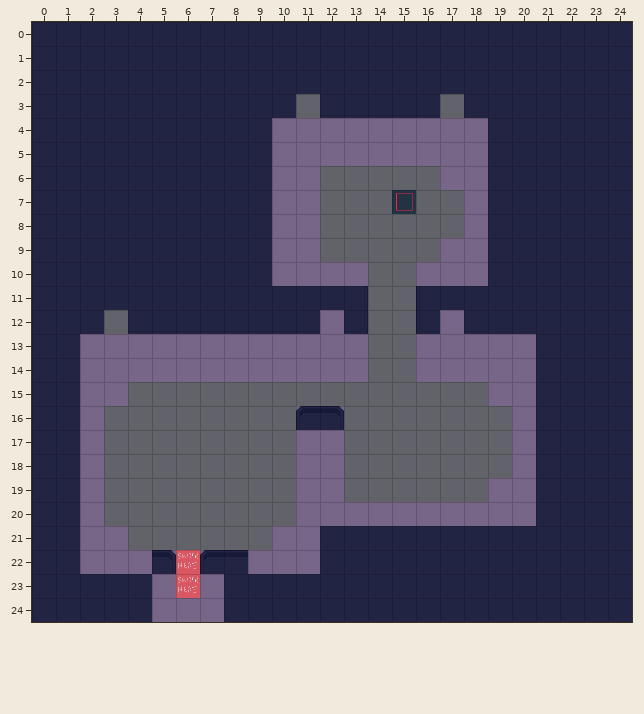
A Tiled map gets an edit: tiledMaps/JohnsRoom.tmx. This is how it looked before the edit.
Cells are 40x40 px. Shown: x 0..24, y 0..24.
Now the later version:
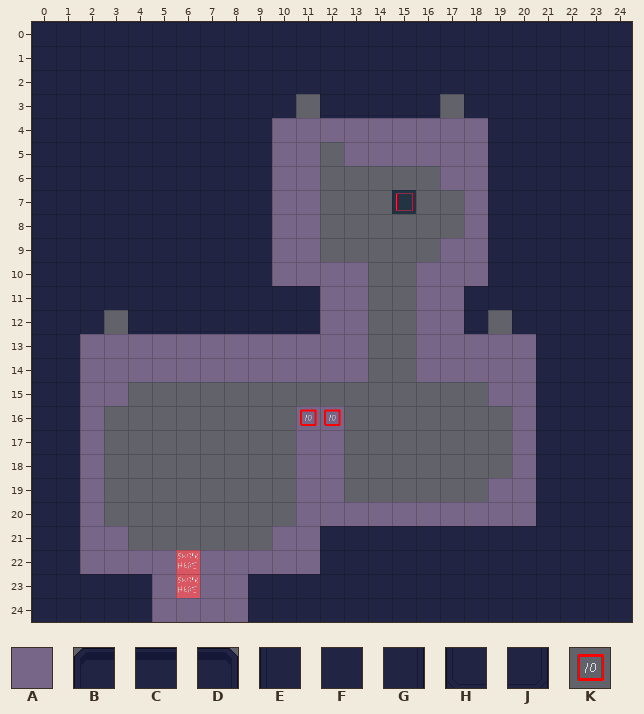
Key: from "AllTiles": A 1, B 25, C 26, D 27, E 28, F 29, G 30, H 31, J 33; from "height": K 9.
_ is an empty cell, . an unchanged one.
Tiles of an added or newly shown layer are drawn over the layers below it.
The edit:
--- layer "Interactable"
@@ x 12..12 @@
- 5 A
+ 5 _
--- layer "Depth-Sorted" (now hidden)
@@ x 12..19 @@
-11 FG..EF..
-12 .J..H..F
+11 __..__..
+12 ._.._.._
@@ x 11..12 @@
-16 BD
+16 __
@@ x 5..8 @@
-22 D.BC
-23 ...F
-24 ...F
+22 _.__
+23 ..._
+24 ..._
--- layer "Heightmap" (now shown)
@@ x 11..12 @@
-16 __
+16 KK
Where, in picture pixels (left, top, right, bottom), the same in both pictures:
removed: (320, 142, 344, 166)
removed: (320, 286, 368, 334)
removed: (416, 286, 464, 334)
removed: (488, 310, 512, 334)
changed: (296, 406, 344, 430)
removed: (152, 550, 176, 574)
removed: (200, 550, 248, 622)
